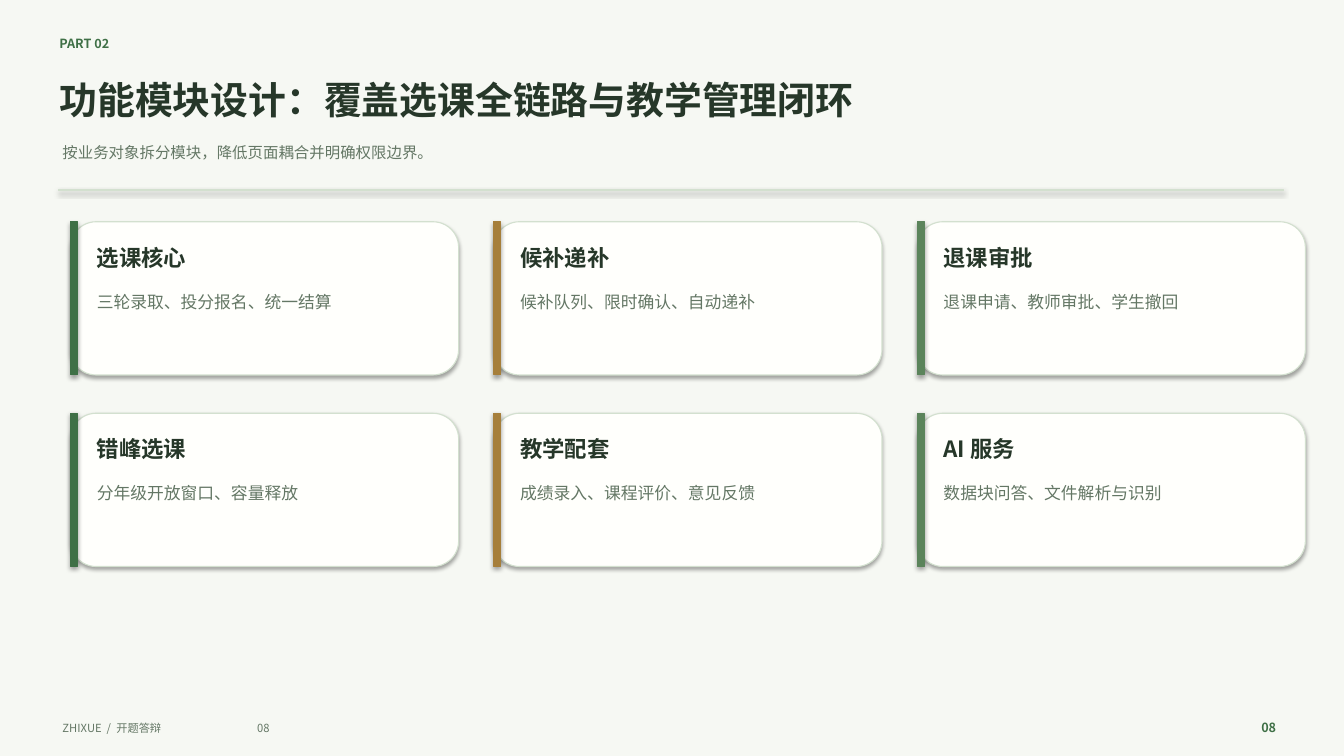
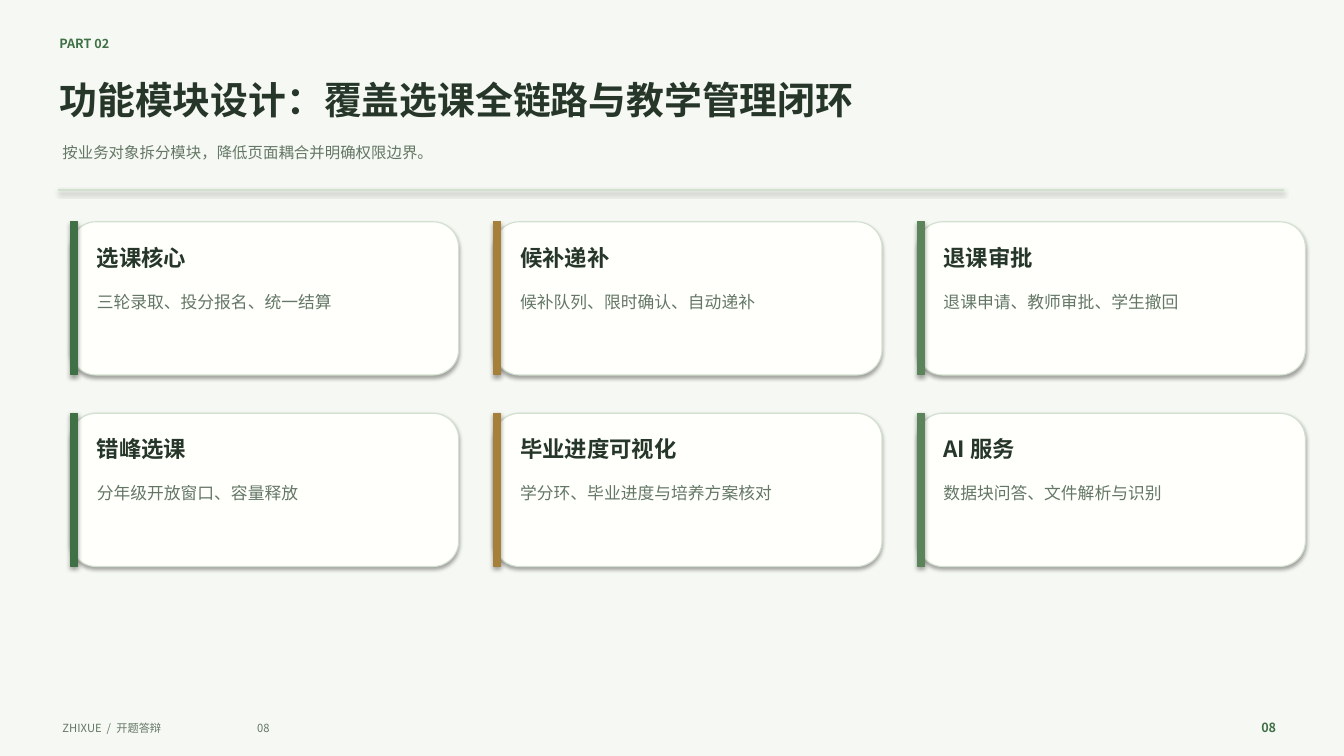
Before and after one commit to ghy366/--zhixue, a slide deck: slide 8 of docs/智学选课_开题答辩_浅色森林绿主题.pptx. Drawn at 1344x756 pixels with LibreOffice and Linux fonts; fonts in the diff are those of the drawing. Boxes give left, top, right and bottom in pixels: in the first picture for what was removed or moved away, otherwise in the second. Text is boxed around its words. In the diff, an @@ line names an element or a change of style, - is before the commit and + after.

```diff
--- a/docs/智学选课_开题答辩_浅色森林绿主题.pptx
+++ b/docs/智学选课_开题答辩_浅色森林绿主题.pptx
@@ text at box(520, 438, 676, 459): text changed @@
-教学配套
+毕业进度可视化
@@ text at box(520, 485, 772, 501): text changed @@
-成绩录入、课程评价、意见反馈
+学分环、毕业进度与培养方案核对
```
Also in this commit, not shown: 9 other slides changed, 1 slide removed.
